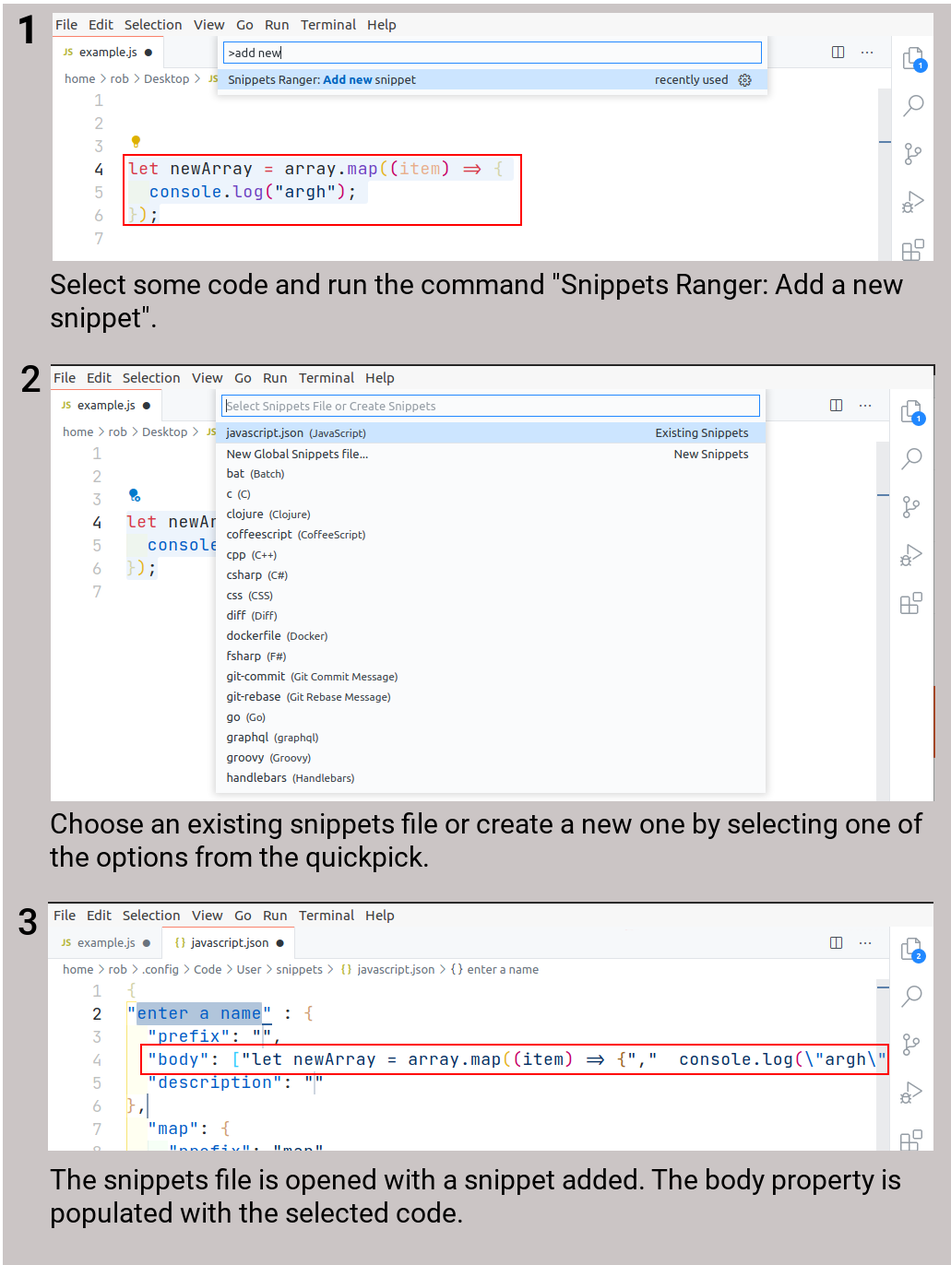
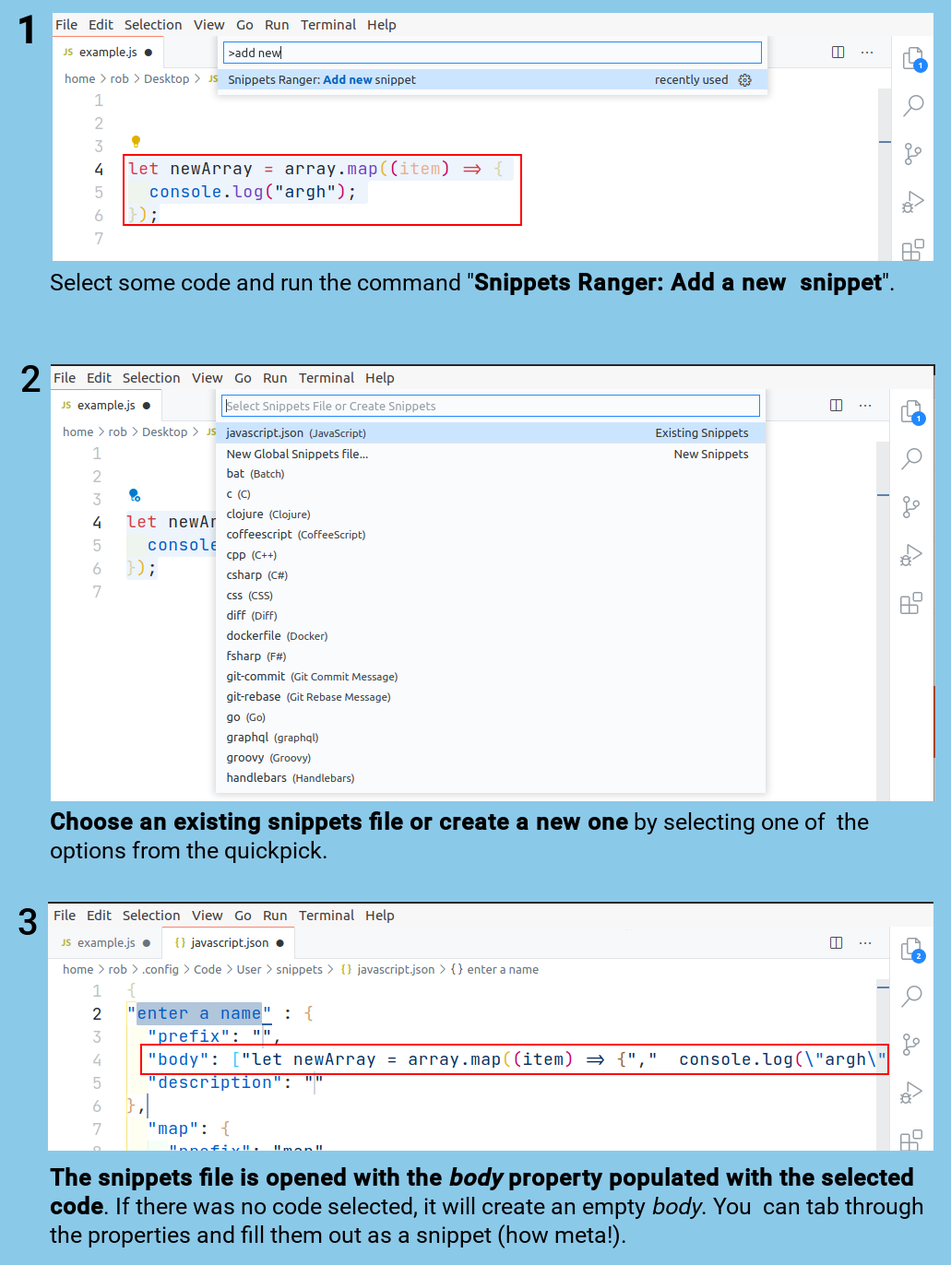
Revision of a layered 951x1265 image; what changed, layer by layer:
painted on "Choose an existing snippets fi..." over [49, 810, 924, 873]
painted on "Select some code and run the c..." over [50, 271, 903, 333]
painted on "The snippets file is opened wi..." over [49, 1166, 924, 1249]
renamed "bg" to "Background", painted on it over [0, 0, 951, 1265]
